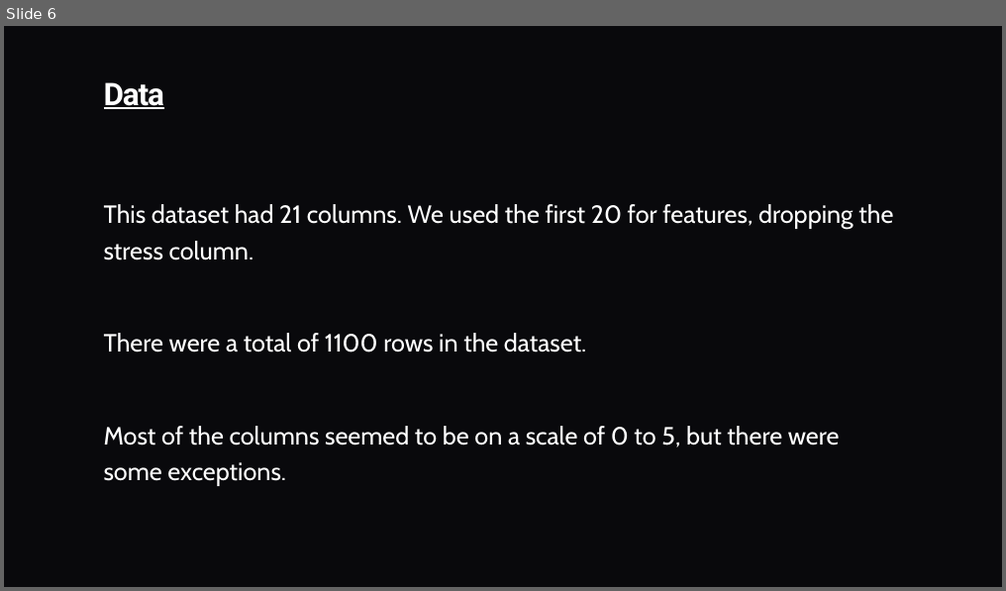
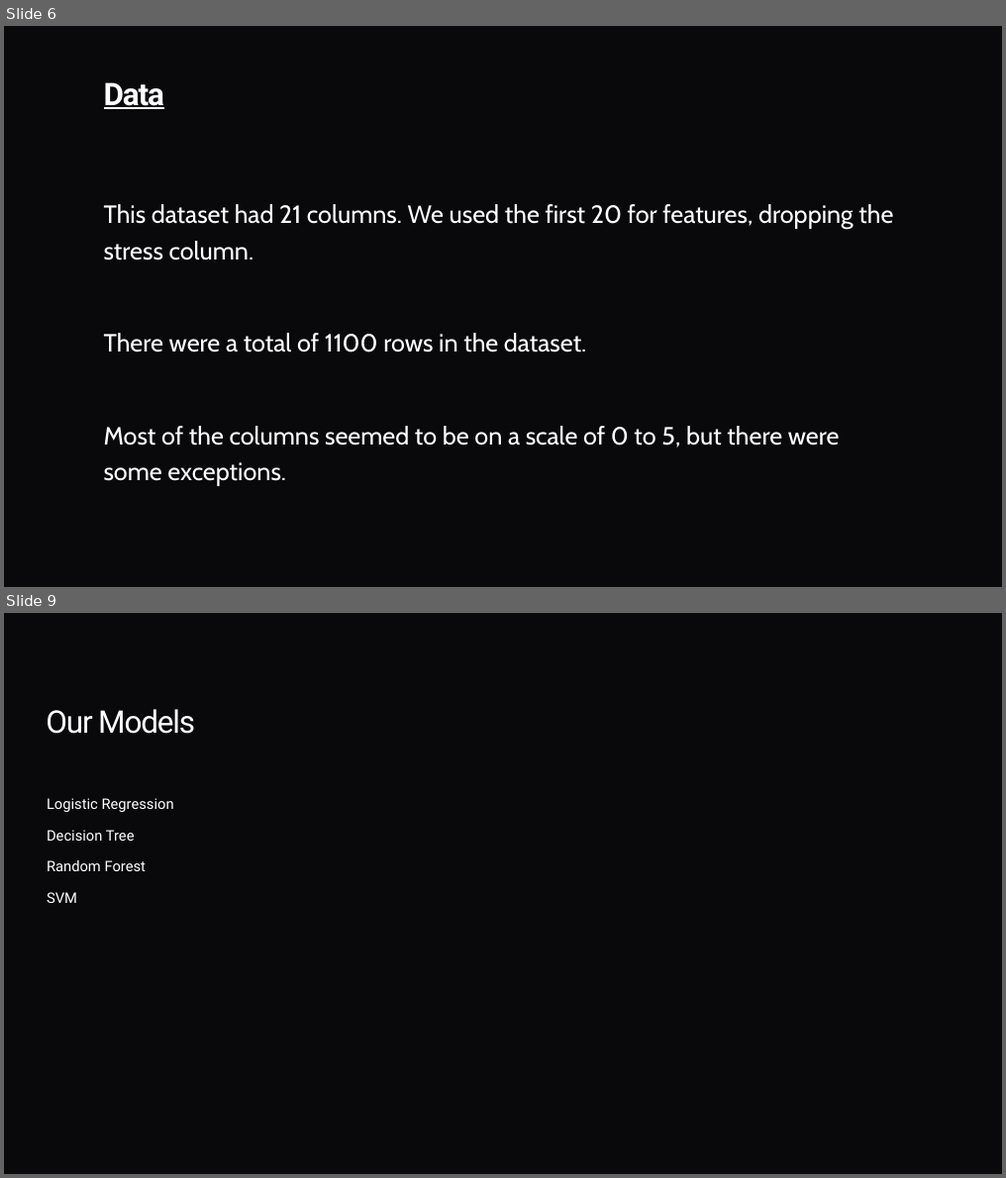
Before and after one commit to stran9682/capstone_571, a slide deck: Capstone_Team2.pptx. Shown one above the other, each under a label of ours: slide 6 before the commit, slides 6 and 9 after it; the slides between them are not shown. The pictures are 1006x591 and 1006x1178 pixels, drawn with LibreOffice and Linux fonts; fonts in the diff are those of the drawing. Boxes give left, top, right and bottom in pixels: in the first picture for what was removed or moved away, otherwise in the second. Text is boxed around its words. In the diff, an @@ line names an element or a change of style, - is before the commit and + after.

Commit message:
SVM model and pptx update (Solution)

```diff
--- a/Capstone_Team2.pptx
+++ b/Capstone_Team2.pptx
@@ slide 9 added at bbox=[4, 613, 1002, 1174], background #09090C @@
@@ title added at bbox=[46, 709, 195, 734], 30 pt, text #FFFFFF @@
+Our Models
@@ text added at bbox=[47, 798, 174, 903], 14 pt, text #FFFFFF @@
+Logistic Regression
+Decision Tree
+Random Forest
+SVM
```
Also in this commit, not shown: 4 other slides added, 9 other files.
